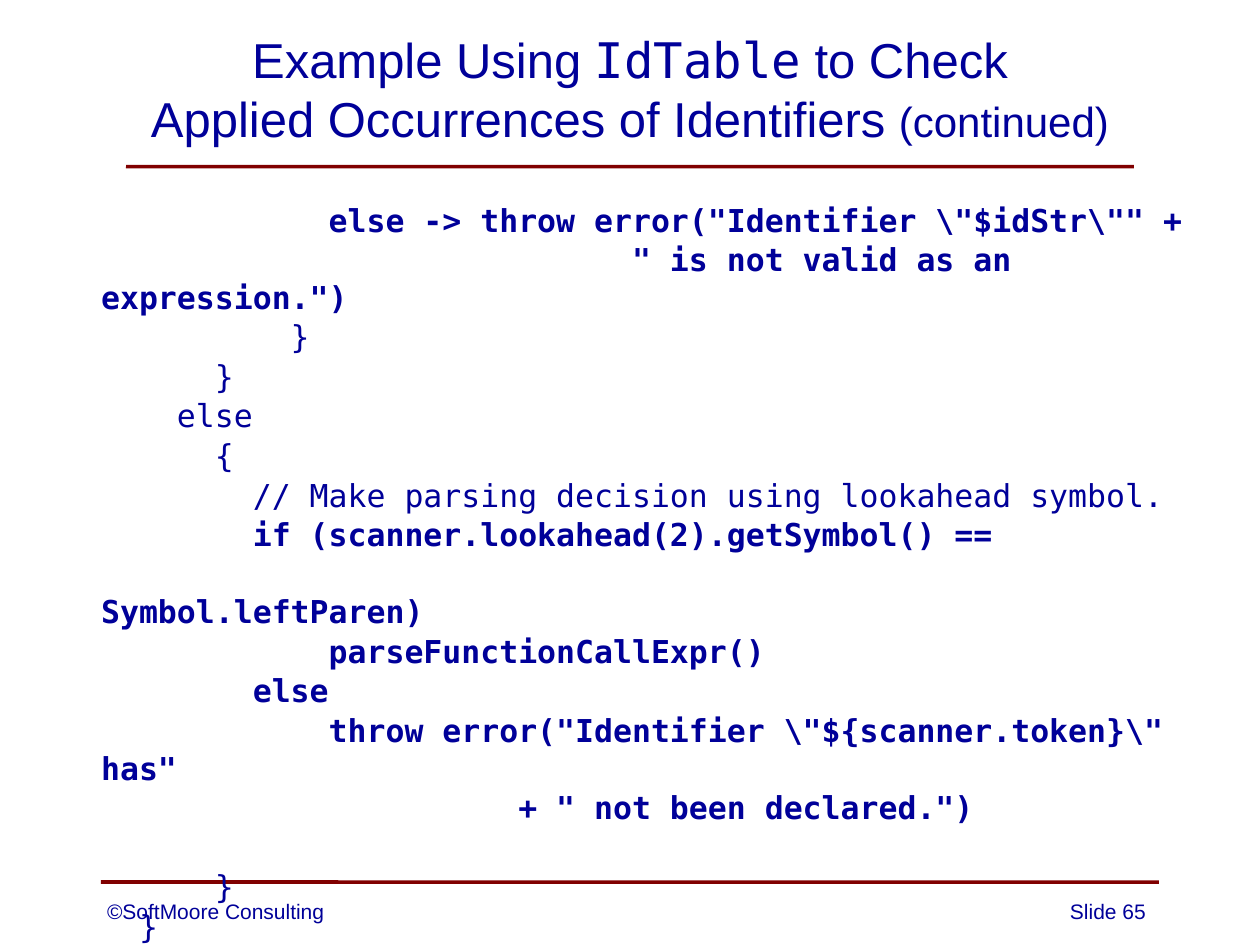
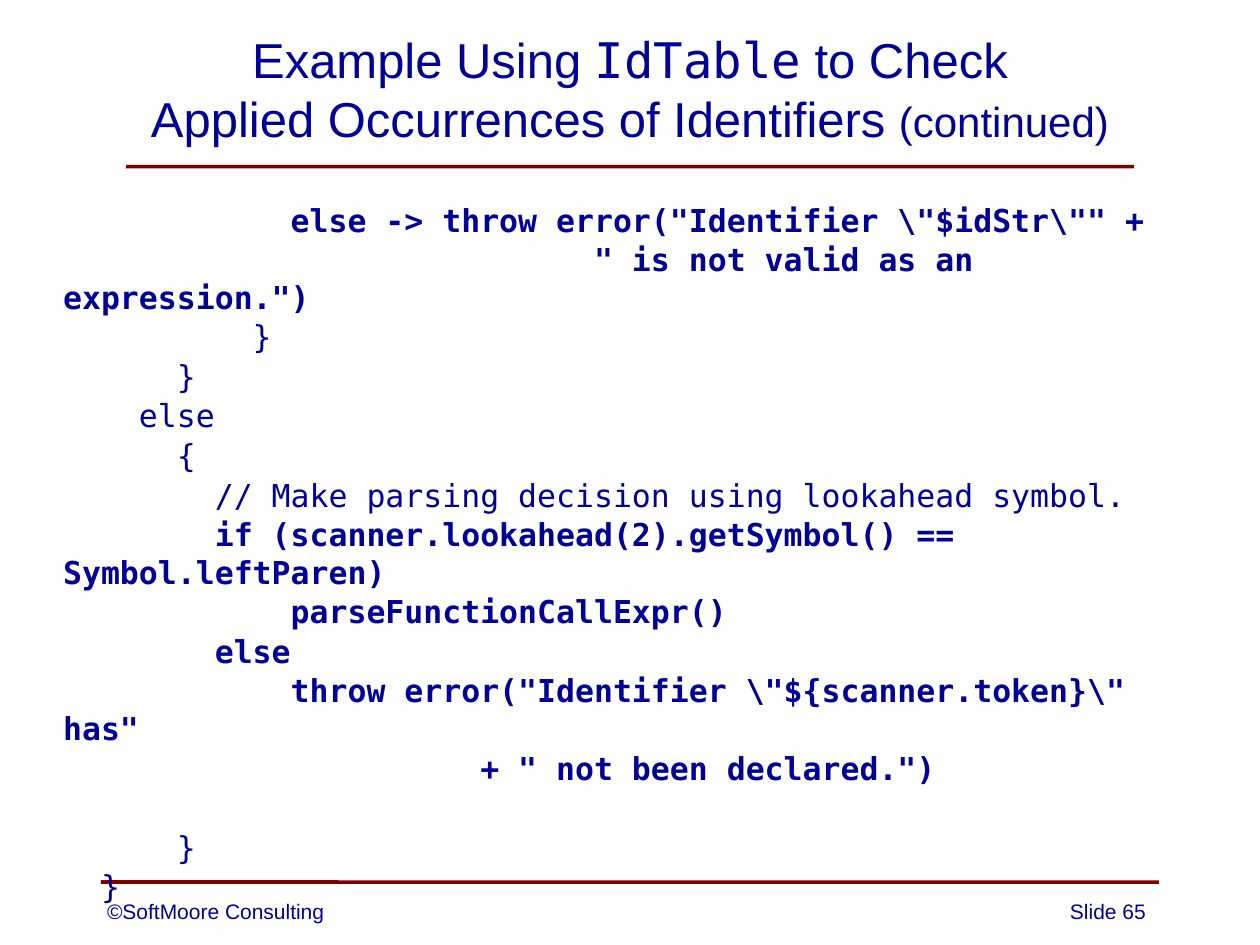
Before and after one commit to SoftMoore/CPRL-Kt-2nd, a slide deck: slide 65 of PowerPoints/06 - Syntax Analysis.pptx. Drawn at 1260x945 pixels with LibreOffice and Linux fonts; fonts in the diff are those of the drawing. Boxes give left, top, right and bottom in pixels: in the first picture for what was removed or moved away, otherwise in the second. Text is boxed around its words. In the diff, an @@ line names an element or a change of style, - is before the commit and + after.

```diff
--- a/PowerPoints/06 - Syntax Analysis.pptx
+++ b/PowerPoints/06 - Syntax Analysis.pptx
@@ text "else -> throw error("Identifier \"$idStr\"" ...": place and size @@
-text "else -> throw error("Identifier \"$idStr\"" ..." at [101,206,1163,823]
+text "else -> throw error("Identifier \"$idStr\"" ..." at [63,206,1125,784]
@@ text at [63,206,1125,784]: indent changed @@
@@ text at [63,520,898,591]: text changed @@
-if (scanner.lookahead(2).getSymbol() ==
-Symbol.leftParen)
+if (scanner.lookahead(2).getSymbol() == Symbol.leftParen)
```
Also in this commit, not shown: 11 other slides changed, 9 other files.
